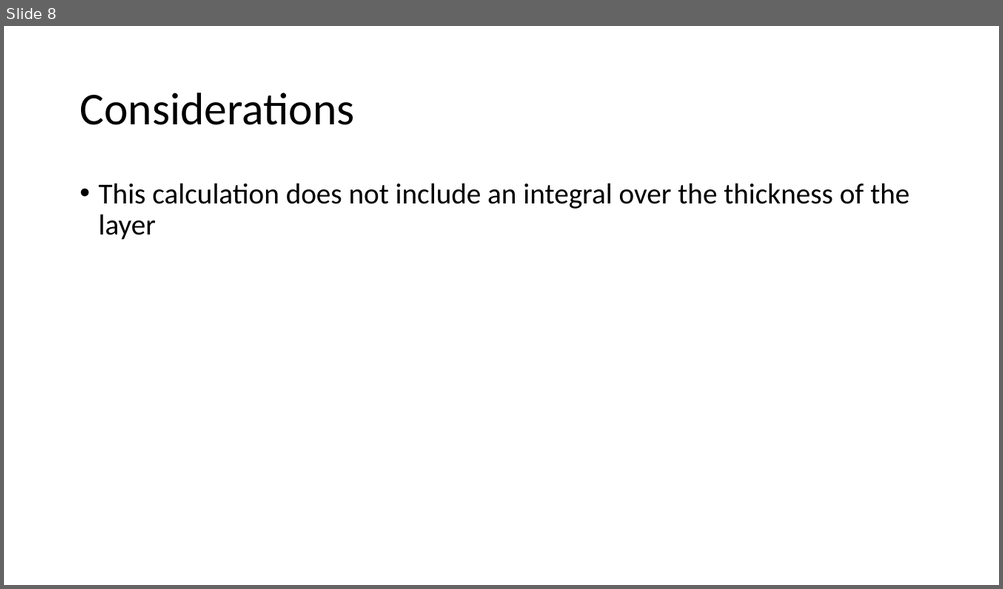
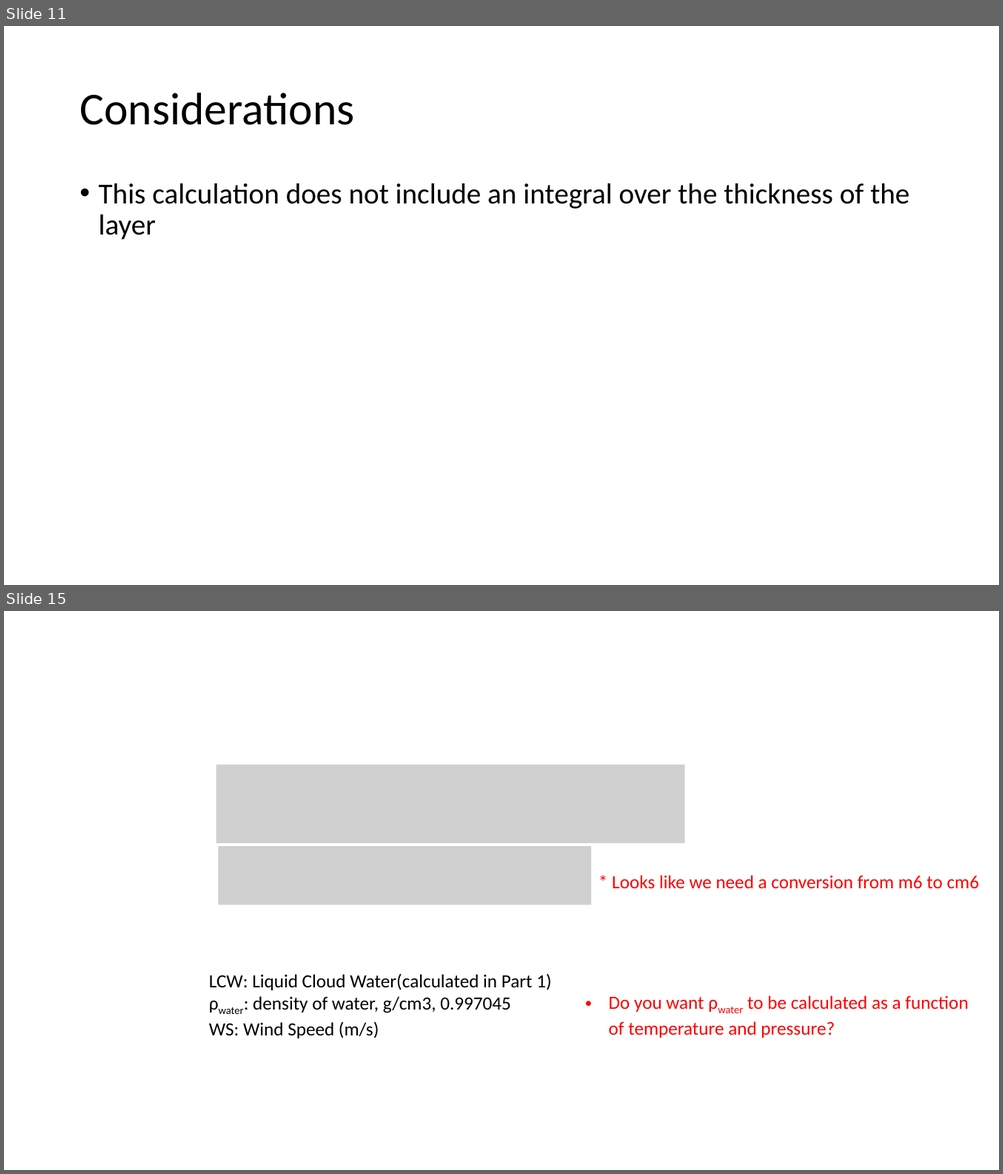
Before and after one commit to akeyel/HI_WRF, a slide deck: Progress/3D_Calcs.pptx. Shown one above the other, each under a label of ours: slide 8 before the commit, slides 11 and 15 after it; the slides between them are not shown. The pictures are 1003x589 and 1003x1174 pixels, drawn with LibreOffice and Linux fonts; fonts in the diff are those of the drawing; grey boxes stand for pictures. Boxes give left, top, right and bottom in pixels: in the first picture for what was removed or moved away, otherwise in the second. Text is boxed around its words. In the diff, an @@ line names an element or a change of style, - is before the commit and + after.

Commit message:
Progress on worked example for cloud water interception. Still some bugs to work out.

```diff
--- a/Progress/3D_Calcs.pptx
+++ b/Progress/3D_Calcs.pptx
@@ slide 15 added at box(4, 611, 999, 1170), background #FFFFFF @@
@@ picture added at box(216, 765, 685, 844) @@
@@ picture added at box(218, 847, 591, 906) @@
@@ text added at box(612, 875, 979, 889), 18 pt, text #FF0000 @@
+* Looks like we need a conversion from m6 to cm6
@@ text added at box(209, 974, 551, 1039), 18 pt, text #000000 @@
+LCW: Liquid Cloud Water(calculated in Part 1)
+ρwater: density of water, g/cm3, 0.997045
+WS: Wind Speed (m/s)
@@ text added at box(609, 996, 967, 1038), 18 pt, text #FF0000 @@
+• Do you want ρwater to be calculated as a function of temperature and pressure?
@@ what was slide 8 is now slide 11 @@
```
Also in this commit, not shown: 12 other slides added, 1 other file.
